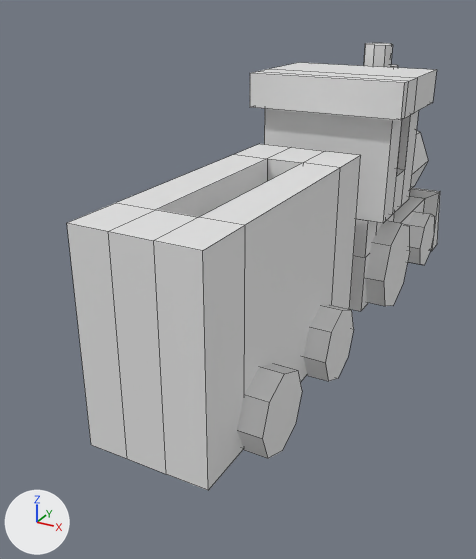
An edit to the FBX model Alpha_Prototype/Assets/Models/Train.fbx, drawn before and after from the same camera.
Both versions are drawn from a 50 mm camera at (0.669, -2.13, 0.902) aimed at (-0.125, -0.685, 0.18). Lighting does not change. The marker at lower left points along +X, +Y and +Z. Mesh edges are drawn as thin lines.
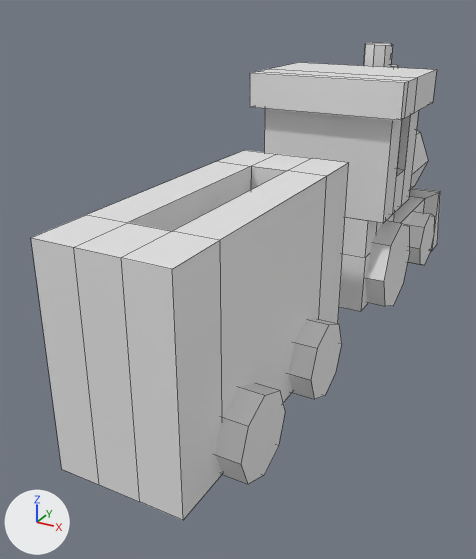
What differs and where, as boxes (x1, y1, x2, y2) in the pictures (476 x 559 px):
'Cube.004', moved
    before: (67, 144, 361, 490)
    after: (31, 150, 349, 520)

What changed in the scene script:
```text
Change me_cube_005:
    where me_cube_005.from_pydata(...)  # 68 vertices, 54 faces; spans x -0.2..0.2, y -1.29..-0.53, z 0.0..0.519
    used by ob_cube_004; location = (0.0, 0.0, 0.0)
    me_cube_005 part 1: the whole mesh is moved by (0.0, 0.913, 0.0)
Change ob_cube_004:
    ob_cube_004.location: (0.0, 0.0, 0.0) -> (0.0, -1.0, 0.0)
```
